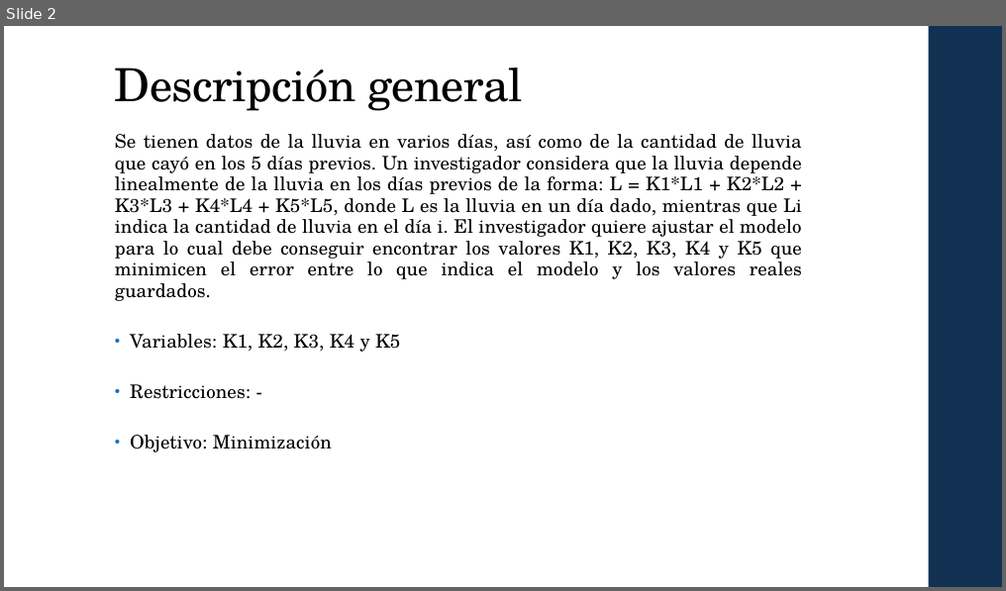
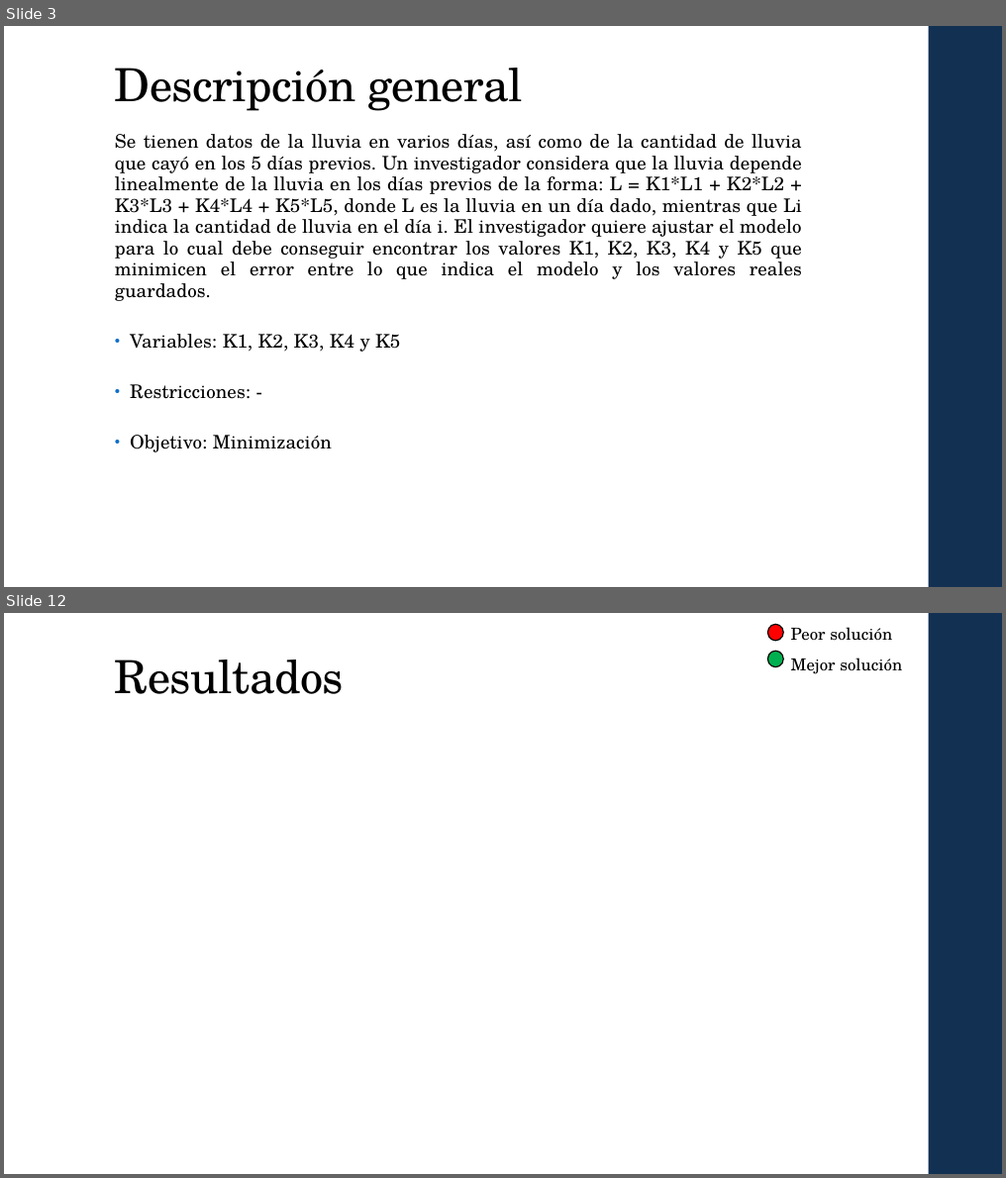
Before and after one commit to Javy011021/prediccion1, a slide deck: ppt/MH_Laura_Javier T2.pptx. Shown one above the other, each under a label of ours: slide 2 before the commit, slides 3 and 12 after it; the slides between them are not shown. The pictures are 1006x591 and 1006x1178 pixels, drawn with LibreOffice and Linux fonts; fonts in the diff are those of the drawing; grey boxes stand for pictures. Boxes give left, top, right and bottom in pixels: in the first picture for what was removed or moved away, otherwise in the second. Text is boxed around its words. In the diff, an @@ line names an element or a change of style, - is before the commit and + after.

```diff
--- a/ppt/MH_Laura_Javier T2.pptx
+++ b/ppt/MH_Laura_Javier T2.pptx
@@ slide 12 added at (4,613,1002,1174), background #FFFFFF; not listed: 1 template element that a slide beside it also shows @@
@@ ellipse added at (767,624,783,641), fill #FF0000, outline #000000 1.1 pt @@
@@ text added at (791,627,902,674), 16 pt, text #000000 @@
+Peor solución
+Mejor solución
@@ title added at (115,660,344,694), 44 pt, text #000000 @@
+Resultados
@@ ellipse added at (767,651,783,666), fill #00B050, outline #000000 1.1 pt @@
@@ what was slide 2 is now slide 3 @@
```
Also in this commit, not shown: 6 slides changed, 4 other slides added, 5 slides removed, 2 other files.
